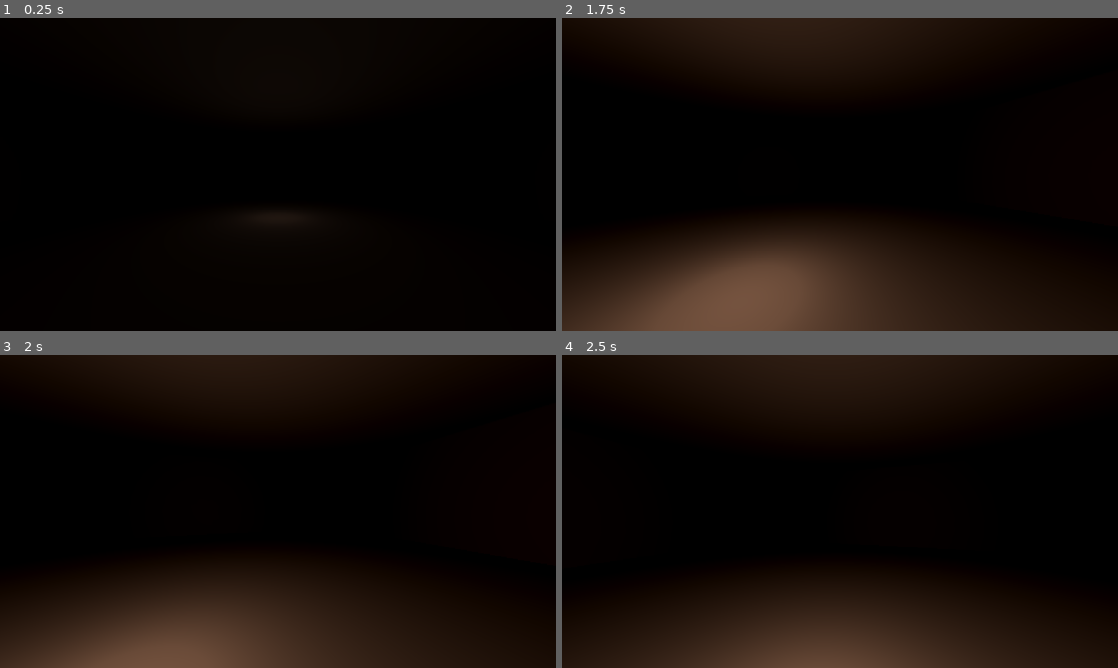
Above: before the commit, frames 1-4 (two rows, left to right).
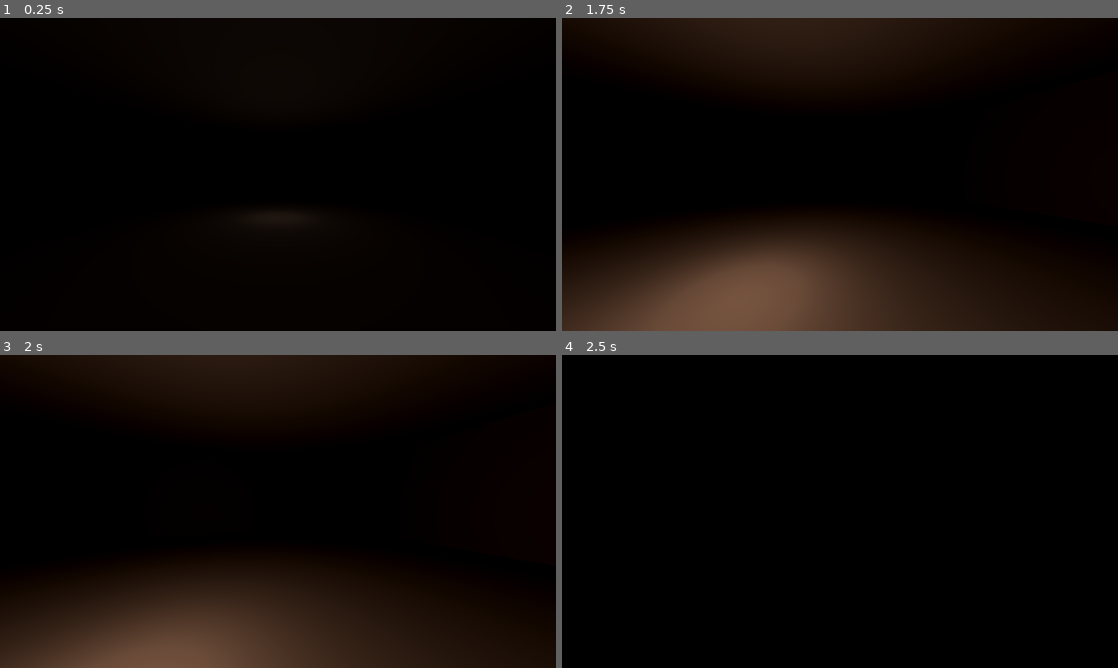
Above: after the commit, the same moments.

Repository: NikolayLobkov/3hourjam
Game: Godot game, scene res://levels/test_room.tscn
Same seed, same stepped clock (60 frames per second), same inputs: the game is played once before the commit and once after it. This scene is started directly instead of the project's main scene. The engine's default icon, where the game draws it, is replaced by a stand-in: a white triangle on a blue panel in a dark square.
Inputs (mouse positions are in pixels of both pictures, inside the frame that each line leads up to):
- Up to frame 1 (0.25 s): no input
- Up to frame 2 (1.75 s): tap Enter at 0.5 s; move the mouse to (834, 180) at 0.52 s; hold W (move_forward) from 0.53 s (still down); move the mouse to (878, 177) at 1.27 s
- Up to frame 3 (2 s): keep holding W (move_forward)
- Up to frame 4 (2.5 s): keep holding W (move_forward); move the mouse to (795, 508) at 2.02 s

Frames 1-3 are identical in both runs. In frame 4, 33% of the frame differs, in the area x 0-100%, y 0-100%.
Error after the commit: Invalid access to property or key 'global_position' on a base object of type 'null instance'. (res://objects/ritual_area.gd:20)

Commit message:
player stand

Diff:
--- a/UI/player_ui/player_ui.gd
+++ b/UI/player_ui/player_ui.gd
@@ -1,4 +1,4 @@
-extends CanvasLayer
+class_name PlayerUI extends CanvasLayer
 
 
 @onready var fail_screen: Control = $FailScreen
@@ -8,6 +8,8 @@
 func _ready() -> void:
 	GameManager.restart.connect(_on_restart_request)
 
+	GameManager.player_ui = self
+
 
 func _on_restart_request() -> void:
 	fade.fade_in()
--- a/UI/player_ui/player_ui.tscn
+++ b/UI/player_ui/player_ui.tscn
@@ -3,6 +3,51 @@
 [ext_resource type="Script" uid="uid://dqgolw1hnvlmu" path="res://UI/player_ui/fail_screen.gd" id="1_i0y3j"]
 [ext_resource type="Script" uid="uid://cc0omlb2c27al" path="res://UI/player_ui/player_ui.gd" id="1_xq2uv"]
 [ext_resource type="Script" uid="uid://b5nlggnxvbkd6" path="res://UI/player_ui/fade.gd" id="2_6xsbh"]
+
+[sub_resource type="Animation" id="Animation_6xsbh"]
+length = 0.001
+tracks/0/type = "value"
+tracks/0/imported = false
+tracks/0/enabled = true
+tracks/0/path = NodePath("Box/Message:visible")
+tracks/0/interp = 1
+tracks/0/loop_wrap = true
+tracks/0/keys = {
+"times": PackedFloat32Array(0),
+"transitions": PackedFloat32Array(1),
+"update": 1,
+"values": [false]
+}
+tracks/1/type = "value"
+tracks/1/imported = false
+tracks/1/enabled = true
+tracks/1/path = NodePath("Box/Action:visible")
+tracks/1/interp = 1
+tracks/1/loop_wrap = true
+tracks/1/keys = {
+"times": PackedFloat32Array(0),
+"transitions": PackedFloat32Array(1),
+"update": 1,
+"values": [false]
+}
+
+[sub_resource type="Animation" id="Animation_xq2uv"]
+resource_name = "blink"
+length = 2.0
+loop_mode = 1
+step = 0.1
+tracks/0/type = "value"
+tracks/0/imported = false
+tracks/0/enabled = true
+tracks/0/path = NodePath("Box/Action:visible")
+tracks/0/interp = 1
+tracks/0/loop_wrap = true
+tracks/0/keys = {
+"times": PackedFloat32Array(0, 1),
+"transitions": PackedFloat32Array(1, 1),
+"update": 1,
+"values": [true, false]
+}
 
 [sub_resource type="Animation" id="Animation_i0y3j"]
 resource_name = "show"
@@ -57,51 +102,6 @@
 "values": [Color(1, 1, 1, 0), Color(1, 1, 1, 1)]
 }
 
-[sub_resource type="Animation" id="Animation_6xsbh"]
-length = 0.001
-tracks/0/type = "value"
-tracks/0/imported = false
-tracks/0/enabled = true
-tracks/0/path = NodePath("Box/Message:visible")
-tracks/0/interp = 1
-tracks/0/loop_wrap = true
-tracks/0/keys = {
-"times": PackedFloat32Array(0),
-"transitions": PackedFloat32Array(1),
-"update": 1,
-"values": [false]
-}
-tracks/1/type = "value"
-tracks/1/imported = false
-tracks/1/enabled = true
-tracks/1/path = NodePath("Box/Action:visible")
-tracks/1/interp = 1
-tracks/1/loop_wrap = true
-tracks/1/keys = {
-"times": PackedFloat32Array(0),
-"transitions": PackedFloat32Array(1),
-"update": 1,
-"values": [false]
-}
-
-[sub_resource type="Animation" id="Animation_xq2uv"]
-resource_name = "blink"
-length = 2.0
-loop_mode = 1
-step = 0.1
-tracks/0/type = "value"
-tracks/0/imported = false
-tracks/0/enabled = true
-tracks/0/path = NodePath("Box/Action:visible")
-tracks/0/interp = 1
-tracks/0/loop_wrap = true
-tracks/0/keys = {
-"times": PackedFloat32Array(0, 1),
-"transitions": PackedFloat32Array(1, 1),
-"update": 1,
-"values": [true, false]
-}
-
 [sub_resource type="AnimationLibrary" id="AnimationLibrary_uxdru"]
 _data = {
 &"RESET": SubResource("Animation_6xsbh"),
@@ -109,6 +109,21 @@
 &"show": SubResource("Animation_i0y3j")
 }
 
+[sub_resource type="Animation" id="Animation_t7u28"]
+length = 0.001
+tracks/0/type = "value"
+tracks/0/imported = false
+tracks/0/enabled = true
+tracks/0/path = NodePath("ColorRect:modulate")
+tracks/0/interp = 1
+tracks/0/loop_wrap = true
+tracks/0/keys = {
+"times": PackedFloat32Array(0),
+"transitions": PackedFloat32Array(1),
+"update": 0,
+"values": [Color(1, 1, 1, 0)]
+}
+
 [sub_resource type="Animation" id="Animation_uxdru"]
 resource_name = "fade_in"
 length = 0.2
@@ -141,21 +156,6 @@
 "transitions": PackedFloat32Array(1, 0.46651635),
 "update": 0,
 "values": [Color(1, 1, 1, 1), Color(1, 1, 1, 0)]
-}
-
-[sub_resource type="Animation" id="Animation_t7u28"]
-length = 0.001
-tracks/0/type = "value"
-tracks/0/imported = false
-tracks/0/enabled = true
-tracks/0/path = NodePath("ColorRect:modulate")
-tracks/0/interp = 1
-tracks/0/loop_wrap = true
-tracks/0/keys = {
-"times": PackedFloat32Array(0),
-"transitions": PackedFloat32Array(1),
-"update": 0,
-"values": [Color(1, 1, 1, 0)]
 }
 
 [sub_resource type="AnimationLibrary" id="AnimationLibrary_l3v5y"]
--- a/global/game_manager.gd
+++ b/global/game_manager.gd
@@ -7,6 +7,9 @@
 signal restart_scene
 
 var failed: bool = false
+
+
+var player_ui: PlayerUI
 
 
 func _ready() -> void:
--- a/levels/main_room.tscn
+++ b/levels/main_room.tscn
@@ -11,7 +11,7 @@
 [ext_resource type="PackedScene" uid="uid://tr2gnn5ud7dr" path="res://global/trigger.tscn" id="9_5c206"]
 
 [sub_resource type="CylinderShape3D" id="CylinderShape3D_dt74c"]
-radius = 5.3930664
+radius = 1.1337891
 
 [node name="MainRoom" type="Node3D"]
 
@@ -50,9 +50,13 @@
 cull_mask = 1
 
 [node name="Trigger" parent="RitualArea" instance=ExtResource("9_5c206")]
+transform = Transform3D(1, 0, 0, 0, 1, 0, 0, 0, 1, 0, 1, 5)
+
+[node name="PlayerPosition" type="Marker3D" parent="RitualArea/Trigger"]
+transform = Transform3D(1, 0, 0, 0, 0.99050945, 0.13744454, 0, -0.13744454, 0.99050945, 0, -1, 0)
+gizmo_extents = 1.0
 
 [node name="CollisionShape3D" type="CollisionShape3D" parent="RitualArea/Trigger"]
-transform = Transform3D(1, 0, 0, 0, 1, 0, 0, 0, 1, 0, 1.5, 0)
 shape = SubResource("CylinderShape3D_dt74c")
 
 [connection signal="player_entered" from="RitualArea/Trigger" to="RitualArea" method="_on_trigger_player_entered"]
--- a/objects/ritual_area.gd
+++ b/objects/ritual_area.gd
@@ -4,12 +4,26 @@
 @onready var combination_creator: CombinationCreator = $CombinationCreator
 @onready var demon_summoner: Marker3D = $DemonSummoner
 @onready var qte_game: CanvasLayer = $QTEGame
+@onready var player_position: Marker3D = $Trigger/PlayerPosition
 
 
 func _on_trigger_player_entered(player: Player) -> void:
 	player.input_enabled = false
 	combination_creator.create_combination()
 	qte_game.combination = combination_creator.combination
+
+	var fade: Control = GameManager.player_ui.fade
+
+	fade.fade_in()
+	await fade.faded_in
+
+	player.global_position = player_position.global_position
+	player.look_rotation = player_position.global_rotation
+
+	fade.fade_out()
+	await fade.faded_out
+
+
 	qte_game.start()
 
 
@@ -19,6 +33,6 @@
 
 
 func _on_combination_successed() -> void:
-	demon_summoner.summon()
+	demon_summoner.summon(demon_summoner.DEMON_MAG)
 func _on_combination_failed() -> void:
 	GameManager.fail.emit()
